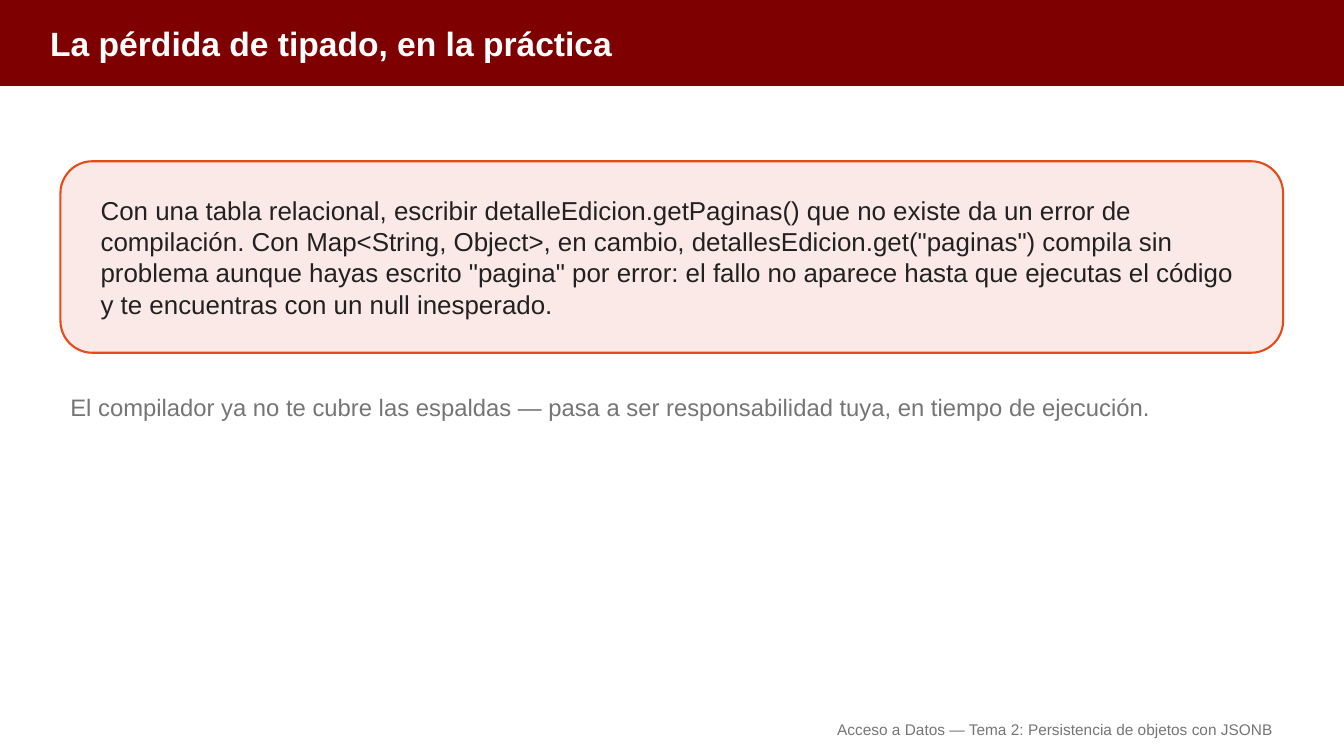
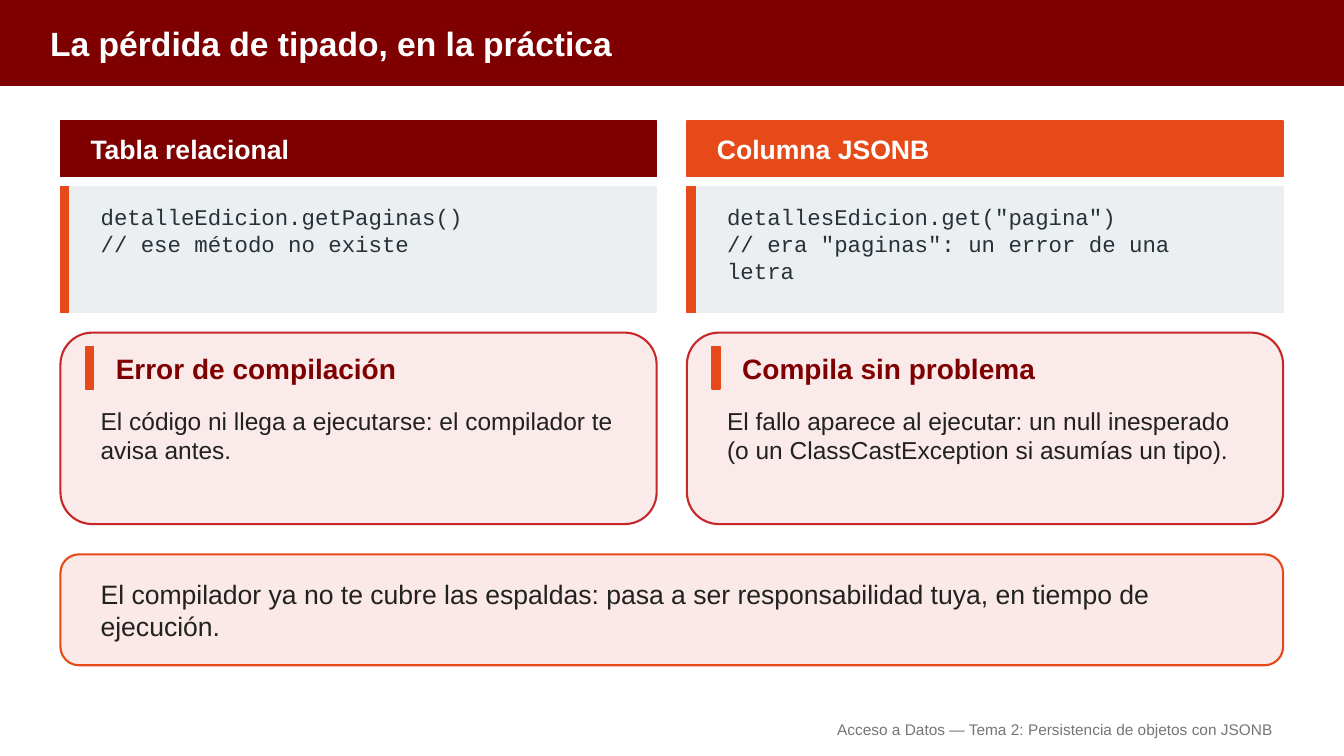
Before and after one commit to aitorventura/acceso-a-datos, a slide deck: slide 9 of docs/tema2/diapositivas/persistencia-objetos-jsonb.pptx (slide 12 before the commit). Drawn at 1344x756 pixels with LibreOffice and Linux fonts; fonts in the diff are those of the drawing. Boxes give left, top, right and bottom in pixels: in the first picture for what was removed or moved away, otherwise in the second. Text is boxed around its words. In the diff, an @@ line names an element or a change of style, - is before the commit and + after.

Commit message:
Tema 2 de AD: infografías en los tres apartados y diapositivas regeneradas
Añade 14 infografías en docs/tema2/img, las inserta en persistencia-objetos-jsonb, consultas-jsonb y bd-orientadas-a-objetos, y regenera sus diapositivas (pptx y pdf), fusionando las que solo tenían un párrafo.

```diff
--- a/docs/tema2/diapositivas/persistencia-objetos-jsonb.pptx
+++ b/docs/tema2/diapositivas/persistencia-objetos-jsonb.pptx
@@ rectangle added at (60,121,657,176), fill #7F0000, outline #7F0000 1 pt @@
@@ text at (91,139,289,160): text changed; size 18.5 to 19 pt; text colour #212121 to #FFFFFF; bold on @@
-Con una tabla relacional, escribir detalleEdicion.getPaginas() que no existe da un error de compilación. Con Map<String, Object>, en cambio, detallesEdicion.get("paginas") compila sin problema aunque hayas escrito "pagina" por error: el fallo no aparece hasta que ejecutas el código y te encuentras con un null inesperado.
+Tabla relacional
@@ rectangle added at (688,121,1285,176), fill #E64A19, outline #E64A19 1 pt @@
@@ text added at (717,139,929,160), 19 pt, text #FFFFFF, bold @@
+Columna JSONB
@@ rectangle added at (60,187,657,313), fill #ECEFF1, outline #EEEEEE 1 pt @@
@@ rectangle added at (60,187,69,313), fill #E64A19, outline #E64A19 1 pt @@
@@ text added at (101,209,463,253), 16 pt, text #263238 @@
+detalleEdicion.getPaginas()
+// ese método no existe
@@ rectangle added at (688,187,1285,313), fill #ECEFF1, outline #EEEEEE 1 pt @@
@@ rectangle added at (688,187,696,313), fill #E64A19, outline #E64A19 1 pt @@
@@ text added at (727,209,1169,279), 16 pt, text #263238 @@
+detallesEdicion.get("pagina")
+// era "paginas": un error de una letra
@@ rounded rectangle added at (60,333,657,524), fill #FBEAEA, outline #C62828 1.5 pt @@
@@ rectangle added at (86,347,94,389), fill #E64A19, outline #E64A19 1 pt @@
@@ text added at (116,358,396,384), 20 pt, text #7F0000, bold @@
+Error de compilación
@@ rounded rectangle added at (688,333,1285,524), fill #FBEAEA, outline #C62828 1.5 pt @@
@@ rectangle added at (713,347,721,389), fill #E64A19, outline #E64A19 1 pt @@
@@ text added at (742,358,1035,384), 20 pt, text #7F0000, bold @@
+Compila sin problema
@@ text added at (101,412,612,460), 17.5 pt, text #212121 @@
+El código ni llega a ejecutarse: el compilador te avisa antes.
@@ text added at (727,412,1229,464), 17.5 pt, text #212121 @@
+El fallo aparece al ejecutar: un null inesperado (o un ClassCastException si asumías un tipo).
@@ rounded rectangle: place and size @@
-rounded rectangle at (60,161,1284,353)
+rounded rectangle at (60,555,1284,665)
@@ text "El compilador ya no te ..." at (101,584,1149,641): vertical alignment top to middle @@
@@ text at (101,584,1149,641): text changed; size 17 to 19 pt; text colour #757575 to #212121 @@
-El compilador ya no te cubre las espaldas — pasa a ser responsabilidad tuya, en tiempo de ejecución.
+El compilador ya no te cubre las espaldas: pasa a ser responsabilidad tuya, en tiempo de ejecución.
```
Also in this commit, not shown: 11 other slides changed, 5 slides removed, 22 other files.
